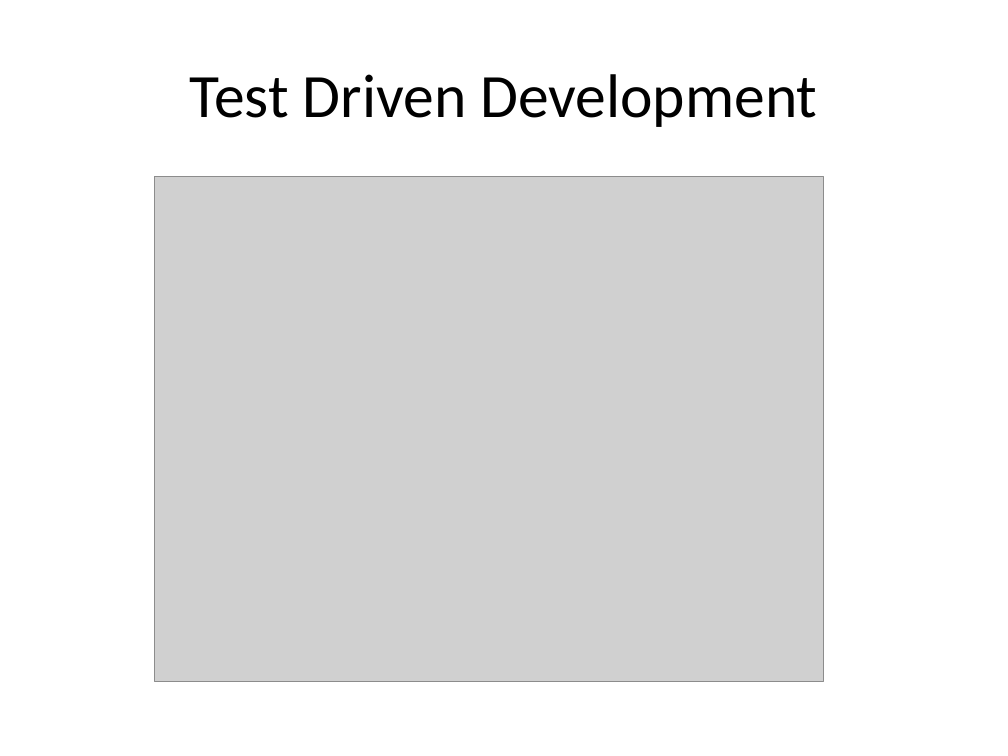
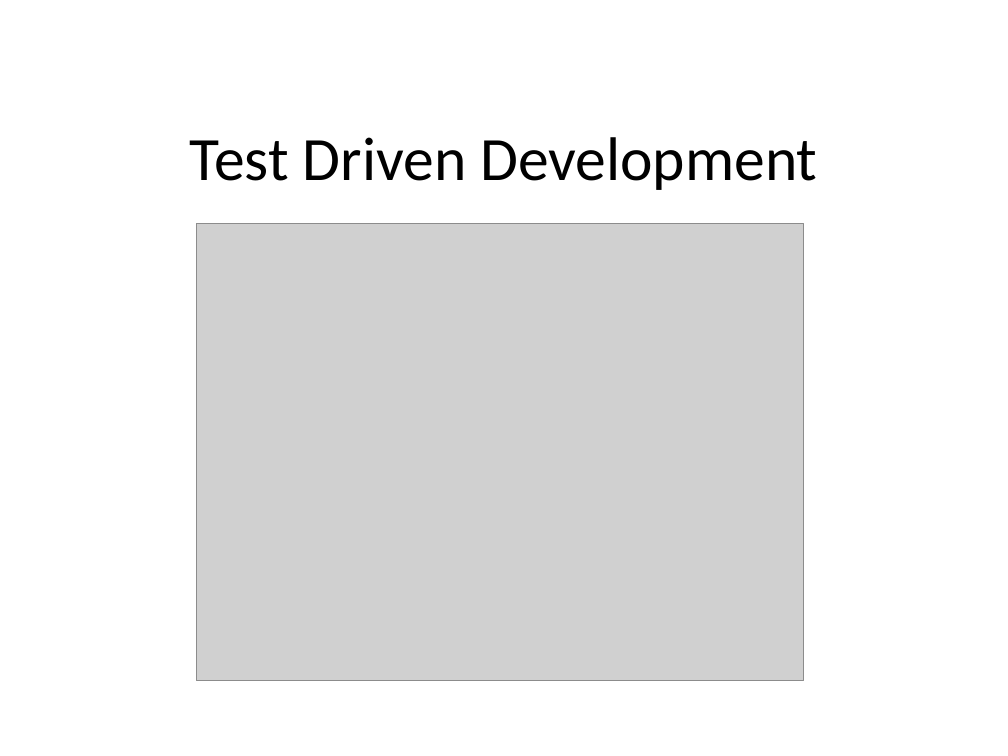
Before and after one commit to jpjcjbr/tccjp, a slide deck: slide 7 of apresentacao tcc.pptx. Drawn at 1008x756 pixels with LibreOffice and Linux fonts; fonts in the diff are those of the drawing; grey boxes stand for pictures; background and template pictures are left out. Boxes give left, top, right and bottom in pixels: in the first picture for what was removed or moved away, otherwise in the second. Text is boxed around its words. In the diff, an @@ line names an element or a change of style, - is before the commit and + after.

```diff
--- a/apresentacao tcc.pptx
+++ b/apresentacao tcc.pptx
@@ title "Test Driven Development": place and size @@
-title "Test Driven Development" at bbox=[190, 74, 817, 127]
+title "Test Driven Development" at bbox=[190, 137, 817, 190]
@@ picture: place and size @@
-picture at bbox=[154, 177, 824, 681]
+picture at bbox=[197, 223, 804, 680]
```
Also in this commit, not shown: 21 other slides changed.
